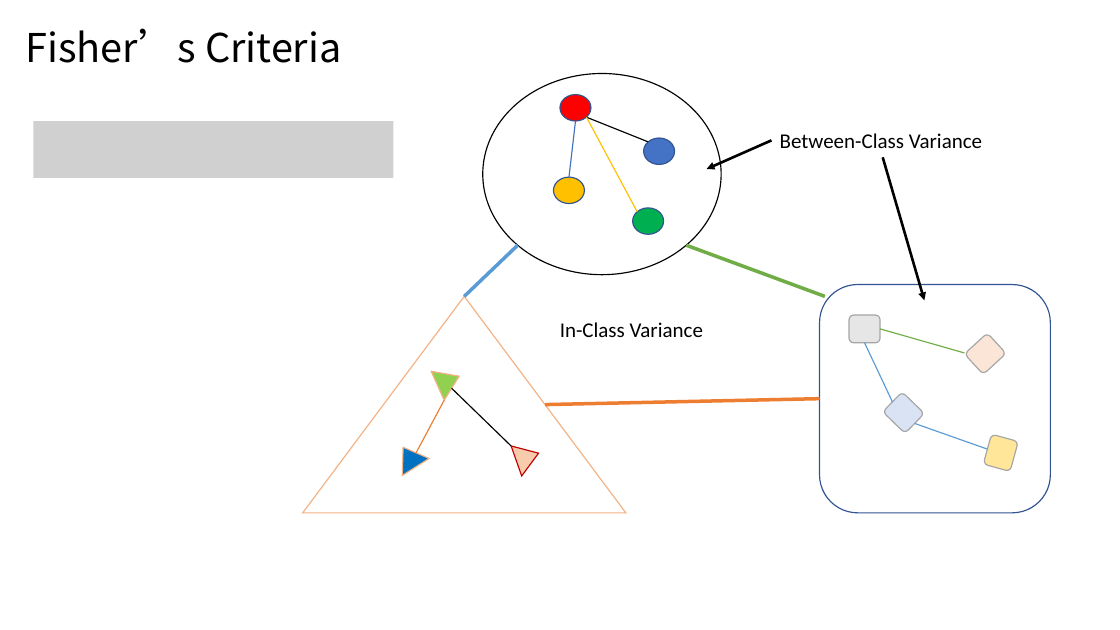
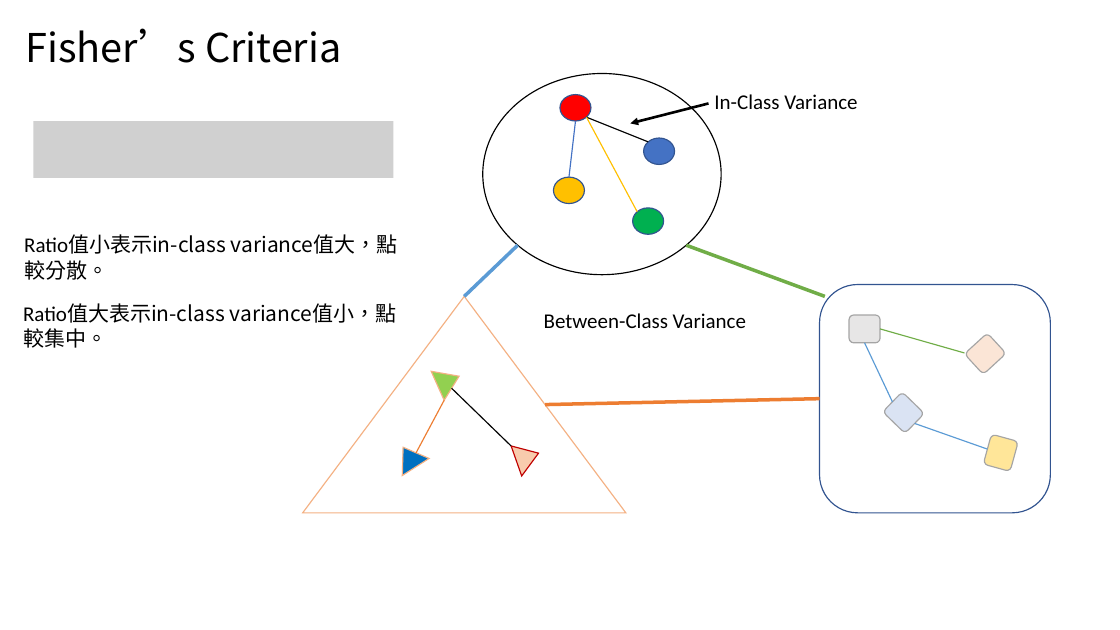
Before and after one commit to xrick/RickLiao-Repo, a slide deck: slide 8 of MyResearches/BCLearning+ProtoNet/Thoughts/bclearning+protonet_thoughts01.pptx (slide 2 before the commit). Drawn at 1120x630 pixels with LibreOffice and Linux fonts; fonts in the diff are those of the drawing; grey boxes stand for pictures. Boxes give left, top, right and bottom in pixels: in the first picture for what was removed or moved away, otherwise in the second. Text is boxed around its words. In the diff, an @@ line names an element or a change of style, - is before the commit and + after.

```diff
--- a/MyResearches/BCLearning+ProtoNet/Thoughts/bclearning+protonet_thoughts01.pptx
+++ b/MyResearches/BCLearning+ProtoNet/Thoughts/bclearning+protonet_thoughts01.pptx
@@ text "In-Class Variance": place and size @@
-text "In-Class Variance" at <box>560,322,703,337</box>
+text "In-Class Variance" at <box>714,94,857,109</box>
@@ arrow moved from (771, 140) - (707, 169) to (708, 103) - (630, 124) @@
@@ arrow removed from (883, 157) to (924, 301) @@
@@ text added at <box>24,234,398,280</box>, 18 pt, text #000000 @@
+Ratio值小表示in-class variance值大，點較分散。
@@ text added at <box>23,303,397,348</box>, 18 pt, text #000000 @@
+Ratio值大表示in-class variance值小，點較集中。
@@ text "Between-Class Variance": place and size @@
-text "Between-Class Variance" at <box>780,133,982,148</box>
+text "Between-Class Variance" at <box>544,313,746,328</box>
```
Also in this commit, not shown: 10 slides added, 16 slides removed, 4 other files.
